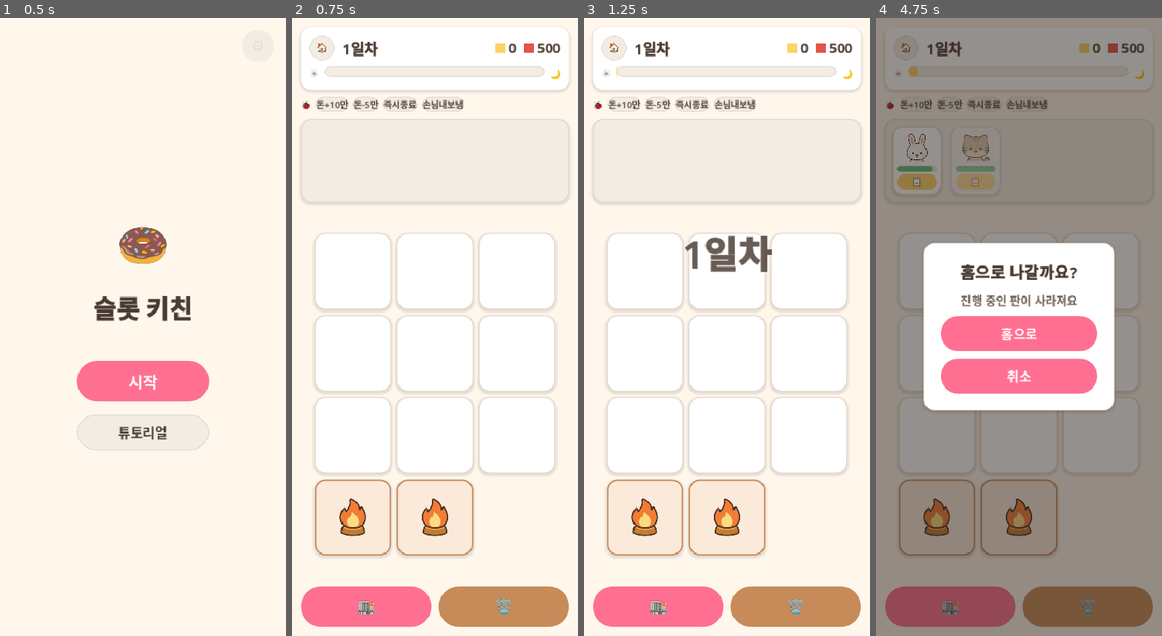
Above: before the commit, frames 1-4 (left to right).
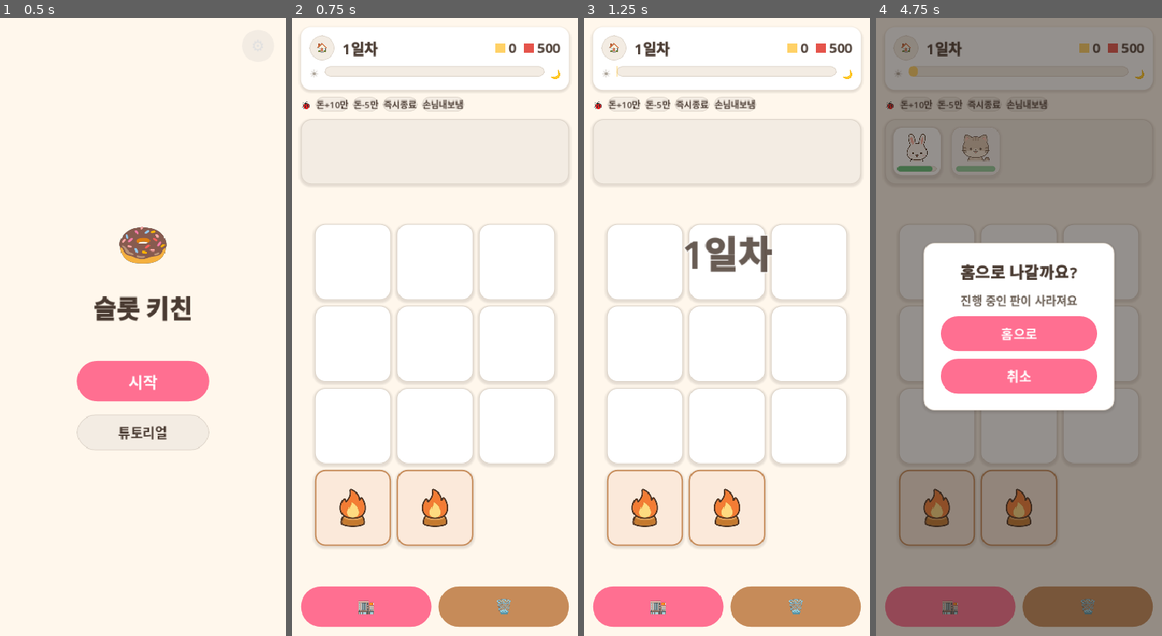
Above: after the commit, the same moments.

Repository: yellyB/game-slot-kitchen
Game: Godot game, scene res://scenes/Main.tscn
Two runs of this game, one before a commit and one after it. Both use one fixed random seed, a clock stepped at 60 frames per second and the inputs below. Sound files missing from this copy of the repository are replaced by a short silence.
Inputs (mouse positions are in pixels of both pictures, inside the frame that each line leads up to):
- Up to frame 1 (0.5 s): no input
- Up to frame 2 (0.75 s): click "시작" at 0.5 s
- Up to frame 3 (1.25 s): no input
- Up to frame 4 (4.75 s): click "🏠" at 1.25 s; click "돈+10만" at 2 s; click "돈-5만" at 2.75 s; click "손님내보냄" at 3.5 s; click (916, 184) at 4.25 s, where only the run before the commit has a clickable "📋"

Frame 1 is identical in both runs. In frame 2, 6.7% of the frame differs, in the area x 2-98%, y 25-88%; in frame 3, 6.7%; in frame 4, 2.5%.

Commit message:
손님 대기 카드: 📋 버튼 제거, 카드 전체 탭으로 주문 접수 + 카드/대기열 높이 축소
- 확인 버튼 없이 카드 전체를 탭하면 첫 빈 슬롯으로 자동 접수(창고 재료 탭과 동일 문법)
- 버튼이 빠진 만큼 카드 92→67, 대기열 패널 114→89로 축소

Co-Authored-By: Claude Opus 4.8 (1M context) <noreply@anthropic.com>

Diff:
--- a/scripts/customer.gd
+++ b/scripts/customer.gd
@@ -17,7 +17,6 @@
 var _warned := false   # 임박 재촉 1회만
 var _fill := Palette.SUCCESS
 var _gauge: ProgressBar
-var _confirm: Button
 var _slide_tw: Tween   # 등장 슬라이드 — 즉시 접수(dismiss) 시 죽여야 페이드인이 안 덮음
 
 func setup(id: String) -> void:
@@ -26,15 +25,19 @@
 func _ready() -> void:
 	_max = Stats.order_patience()
 	_time_left = _max
-	custom_minimum_size = Vector2(66, 92)
+	# 확인 버튼 없이 카드 전체 탭으로 접수 → 버튼 높이만큼 카드도 낮아짐(얼굴+게이지).
+	custom_minimum_size = Vector2(66, 66)
+	mouse_filter = Control.MOUSE_FILTER_STOP   # 카드 전체가 탭 받음
 	add_theme_stylebox_override("panel", UI.card(Palette.WHITE, Palette.COCOA_200, 1, 12))
 
 	var pad := MarginContainer.new()
+	pad.mouse_filter = Control.MOUSE_FILTER_IGNORE   # 탭이 카드(self)로 내려가게
 	for side in ["left", "right", "top", "bottom"]:
 		pad.add_theme_constant_override("margin_" + side, 5)
 	add_child(pad)
 
 	var v := VBoxContainer.new()
+	v.mouse_filter = Control.MOUSE_FILTER_IGNORE
 	v.alignment = BoxContainer.ALIGNMENT_CENTER
 	v.add_theme_constant_override("separation", 3)
 	pad.add_child(v)
@@ -50,20 +53,19 @@
 	_gauge.value = _max
 	_gauge.show_percentage = false
 	_gauge.custom_minimum_size = Vector2(0, 8)
+	_gauge.mouse_filter = Control.MOUSE_FILTER_IGNORE   # 탭이 게이지에 안 막히게
 	_gauge.add_theme_stylebox_override("background", UI.chip(Palette.COCOA_100, Palette.COCOA_200))
 	_gauge.add_theme_stylebox_override("fill", UI.chip(_fill))
 	v.add_child(_gauge)
 
-	# 주문 확인 버튼 (아이콘)
-	var confirm := Button.new()
-	_confirm = confirm
-	confirm.text = "📋"
-	confirm.add_theme_font_size_override("font_size", 15)
-	confirm.add_theme_stylebox_override("normal", UI.chip(Palette.ACCENT))
-	confirm.add_theme_stylebox_override("hover", UI.chip(Palette.ACCENT.lightened(0.12)))
-	confirm.add_theme_stylebox_override("pressed", UI.chip(Palette.ACCENT.darkened(0.1)))
-	confirm.pressed.connect(func(): confirm_pressed.emit(self))
-	v.add_child(confirm)
+
+## 카드 전체 탭 = 주문 접수(창고 재료 탭처럼 첫 빈 슬롯으로 자동). main이 _on_confirm_order 처리.
+func _gui_input(event: InputEvent) -> void:
+	if _done:
+		return
+	if event is InputEventMouseButton and event.button_index == MOUSE_BUTTON_LEFT and not event.pressed:
+		confirm_pressed.emit(self)
+		accept_event()
 
 
 ## 주문 접수됨 — 자리는 유지하되 사라진 척(투명·입력차단). 뒤 손님이 즉시 안 밀리게.
@@ -74,9 +76,7 @@
 	if _slide_tw != null and _slide_tw.is_valid():
 		_slide_tw.kill()                          # 등장 페이드인 중단(안 그러면 a=0을 덮어씀)
 	modulate.a = 0.0                              # 레이아웃 자리 유지(visible=false와 달리 공간 남김)
-	mouse_filter = Control.MOUSE_FILTER_IGNORE
-	if _confirm != null:
-		_confirm.disabled = true
+	mouse_filter = Control.MOUSE_FILTER_IGNORE   # 접수 후 추가 탭 차단
 
 
 ## 인내심 타이머 정지/재개 — 시트 열림 동안 월드 정지용.
--- a/scripts/main.gd
+++ b/scripts/main.gd
@@ -114,7 +114,15 @@
   if OS.is_debug_build() and "--test" in OS.get_cmdline_user_args():
     await TestHarness.new().run(self)
 
-
+  if "--shotdone" in OS.get_cmdline_user_args():
+    _start_game()
+    for _i in 6:
+      await get_tree().process_frame
+    _board.tools[0].produce_instant(Stats.random_recipe())
+    for _i in 6:
+      await get_tree().process_frame
+    get_viewport().get_texture().get_image().save_png("/tmp/done.png")
+    get_tree().quit()
 
   # 헤드리스 시뮬레이션: godot4 ... -- --sim
   if "--sim" in OS.get_cmdline_user_args():
@@ -291,9 +299,9 @@
 func _build_customer_queue() -> Control:
   var panel := PanelContainer.new()
   panel.add_theme_stylebox_override("panel", UI.card(Palette.COCOA_100, Palette.COCOA_200))
-  # 손님 유무·종류와 무관하게 높이 고정 — 꽉 찬 기준(카드 92 + 여백 20 + 테두리 2).
+  # 손님 유무·종류와 무관하게 높이 고정 — 꽉 찬 기준(카드 67 + 여백 20 + 테두리 2).
   # 최소높이가 이보다 작으면 손님 등장 시 패널이 늘어나 화면이 흔들림.
-  panel.custom_minimum_size = Vector2(0, 114)
+  panel.custom_minimum_size = Vector2(0, 89)
 
   var pad := MarginContainer.new()
   for side in ["left", "right", "top", "bottom"]:
